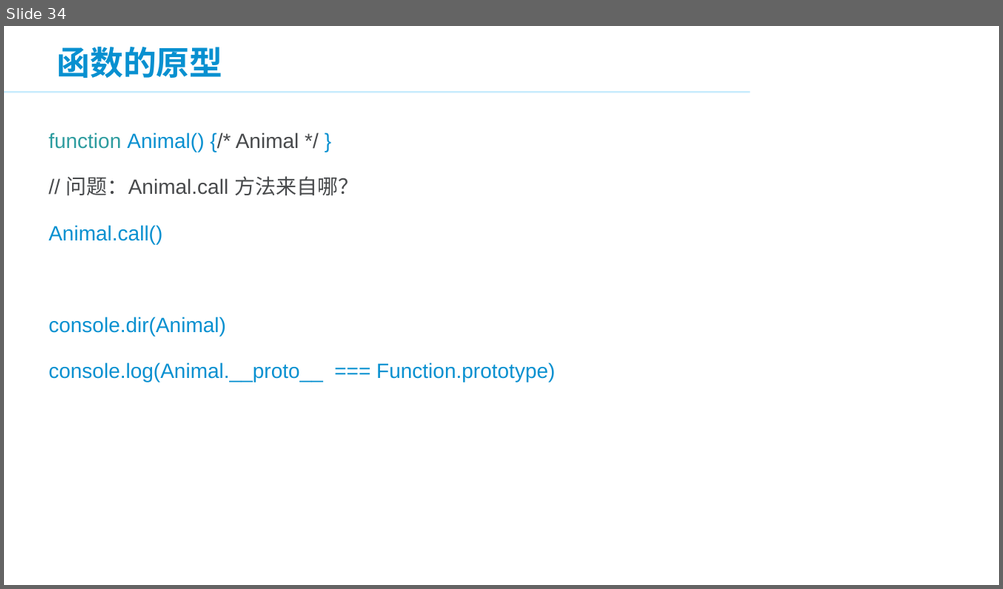
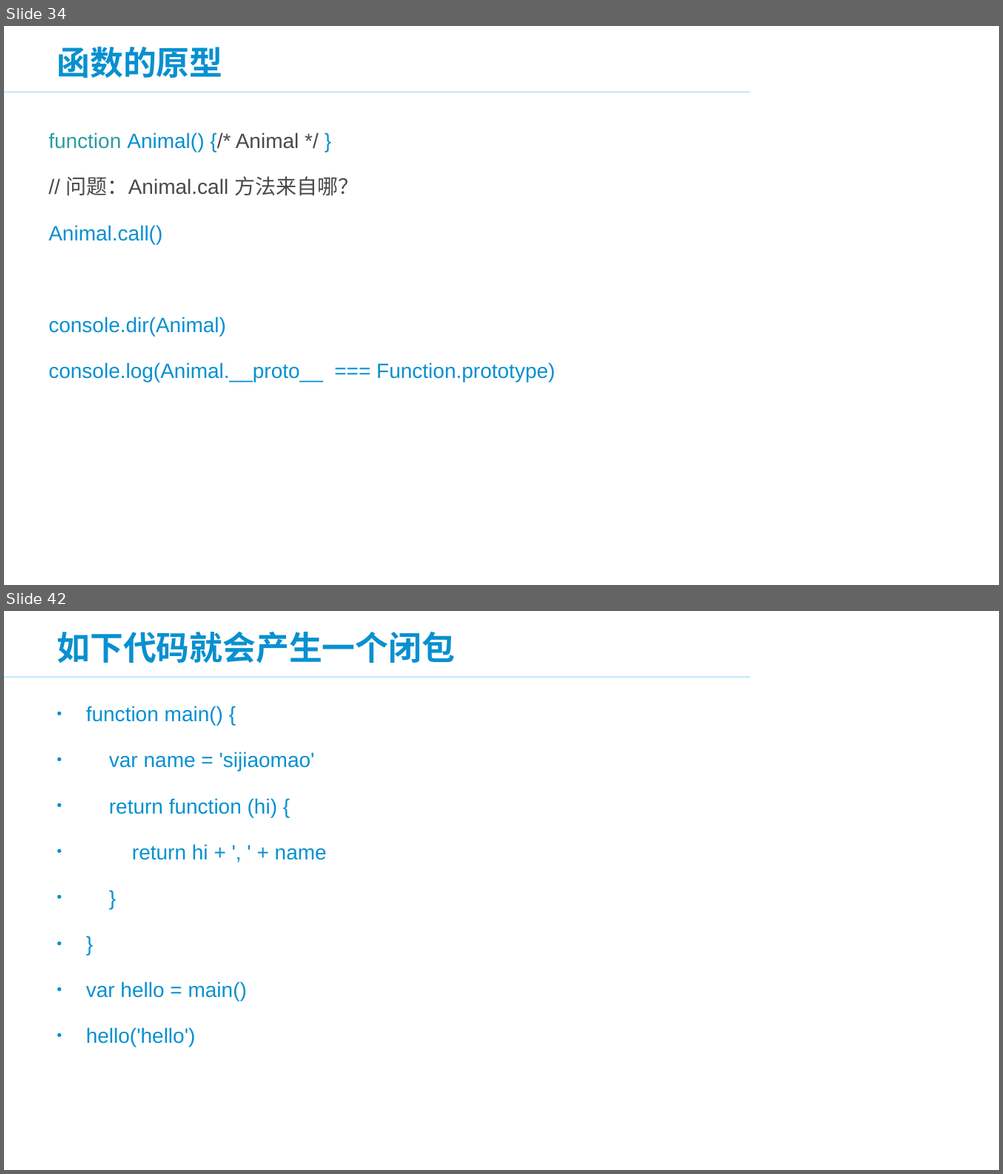
Before and after one commit to panxuepeng/javascript, a slide deck: ppt/JavaScript 高级部分.ppt. Shown one above the other, each under a label of ours: slide 34 before the commit, slides 34 and 42 after it; the slides between them are not shown. The pictures are 1003x589 and 1003x1174 pixels, drawn with LibreOffice and Linux fonts; fonts in the diff are those of the drawing; background and template pictures are left out. Boxes give left, top, right and bottom in pixels: in the first picture for what was removed or moved away, otherwise in the second. Text is boxed around its words. In the diff, an @@ line names an element or a change of style, - is before the commit and + after.

```diff
--- a/ppt/JavaScript 高级部分.ppt
+++ b/ppt/JavaScript 高级部分.ppt
@@ slide 42 added at (4,611,999,1170), background #FFFFFF; not listed: 2 template elements that a slide beside it also shows @@
@@ title added at (57,632,455,664), 32 pt, text #0890D0, bold @@
+如下代码就会产生一个闭包
@@ text added at (86,706,327,1047), 20 pt, text #0890D0 @@
+• function main() {
+• var name = 'sijiaomao'
+• return function (hi) {
+• return hi + ', ' + name
+• }
+• }
+• var hello = main()
+• hello('hello')
```
Also in this commit, not shown: 9 other slides added, 14 slides removed, 6 other files.
